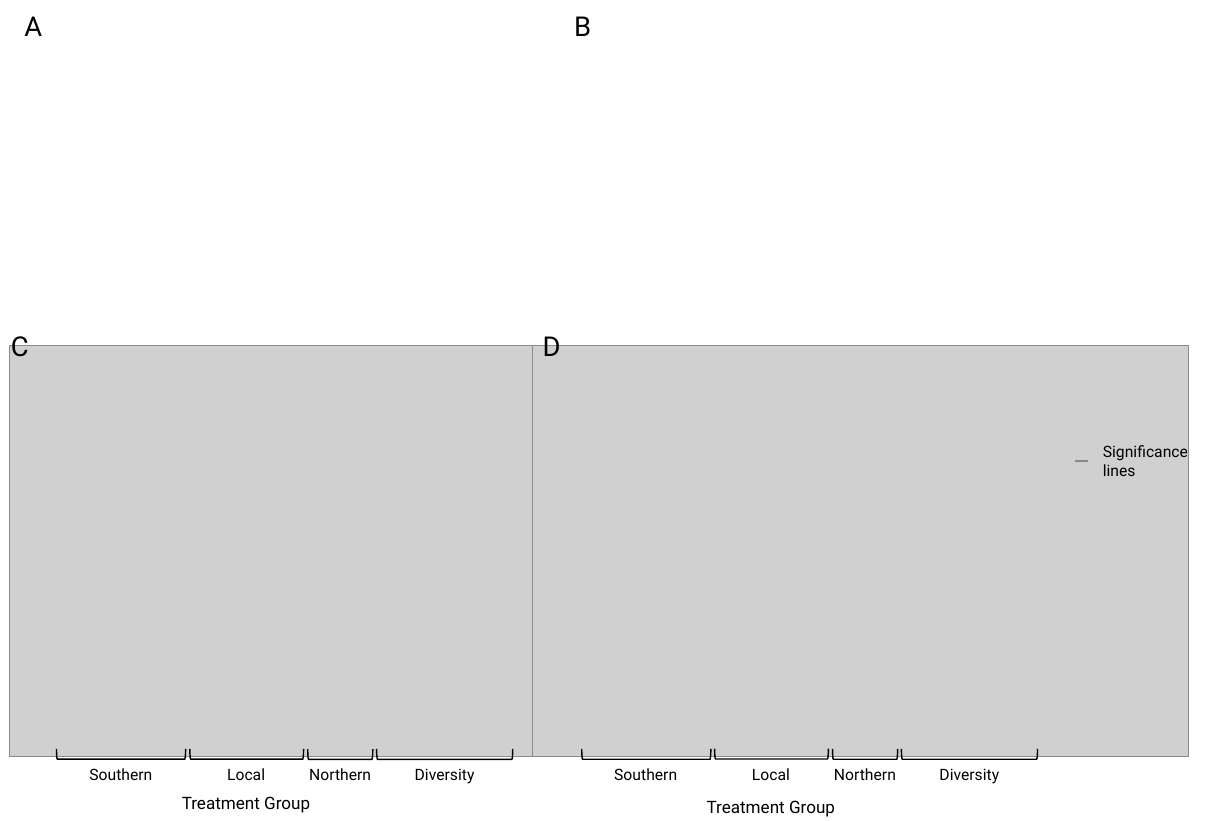
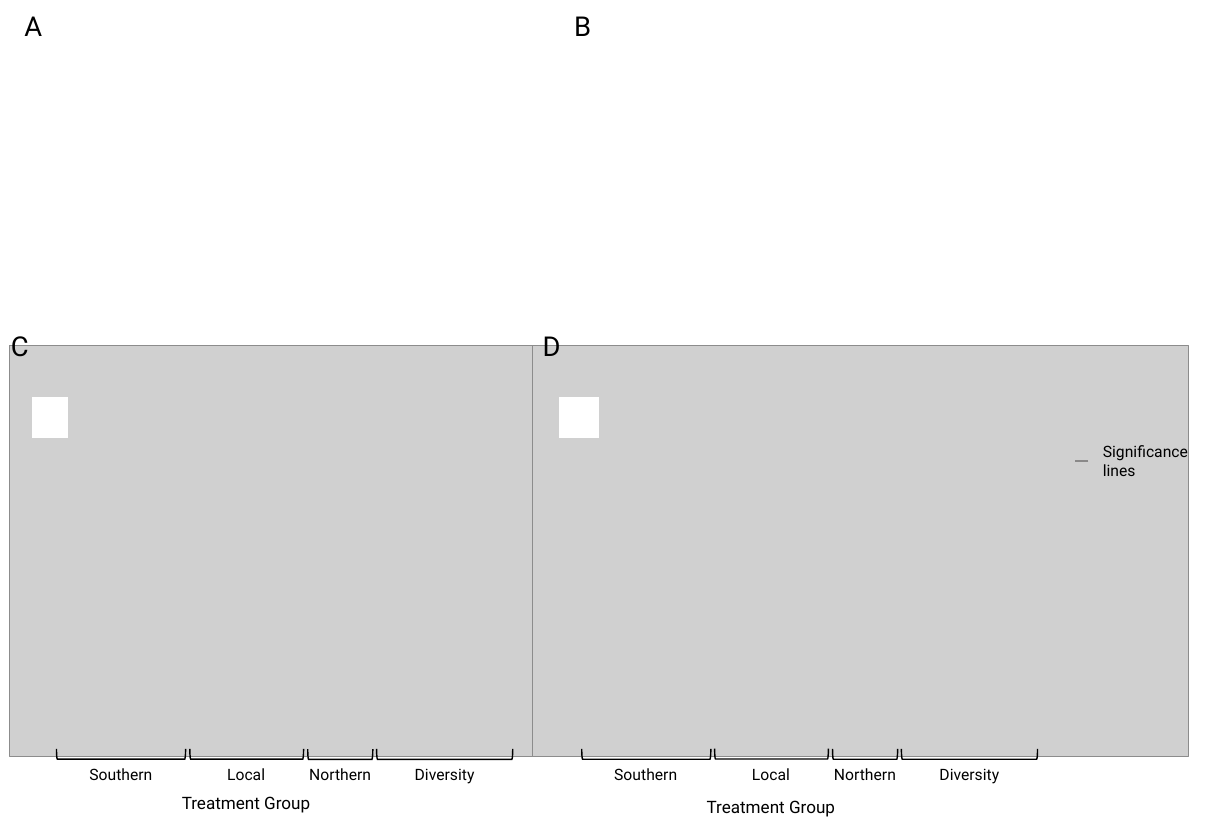
Before and after one commit to DrK-Lo/MVP-H2F-HatcheryField, a slide deck: slide 1 of figures/performance_H2F/H2F-Q1-Disease-Surv-CI.pptx. Drawn at 1232x821 pixels with LibreOffice and Linux fonts; fonts in the diff are those of the drawing; grey boxes stand for pictures. Boxes give left, top, right and bottom in pixels: in the first picture for what was removed or moved away, otherwise in the second. Text is boxed around its words. In the diff, an @@ line names an element or a change of style, - is before the commit and + after.

```diff
--- a/figures/performance_H2F/H2F-Q1-Disease-Surv-CI.pptx
+++ b/figures/performance_H2F/H2F-Q1-Disease-Surv-CI.pptx
@@ rectangle added at (34, 398, 68, 437), fill #FFFFFF, outline #FFFFFF 1.5 pt @@
@@ rectangle added at (561, 398, 599, 437), fill #FFFFFF, outline #FFFFFF 1.5 pt @@
```
Also in this commit, not shown: 12 other files.
